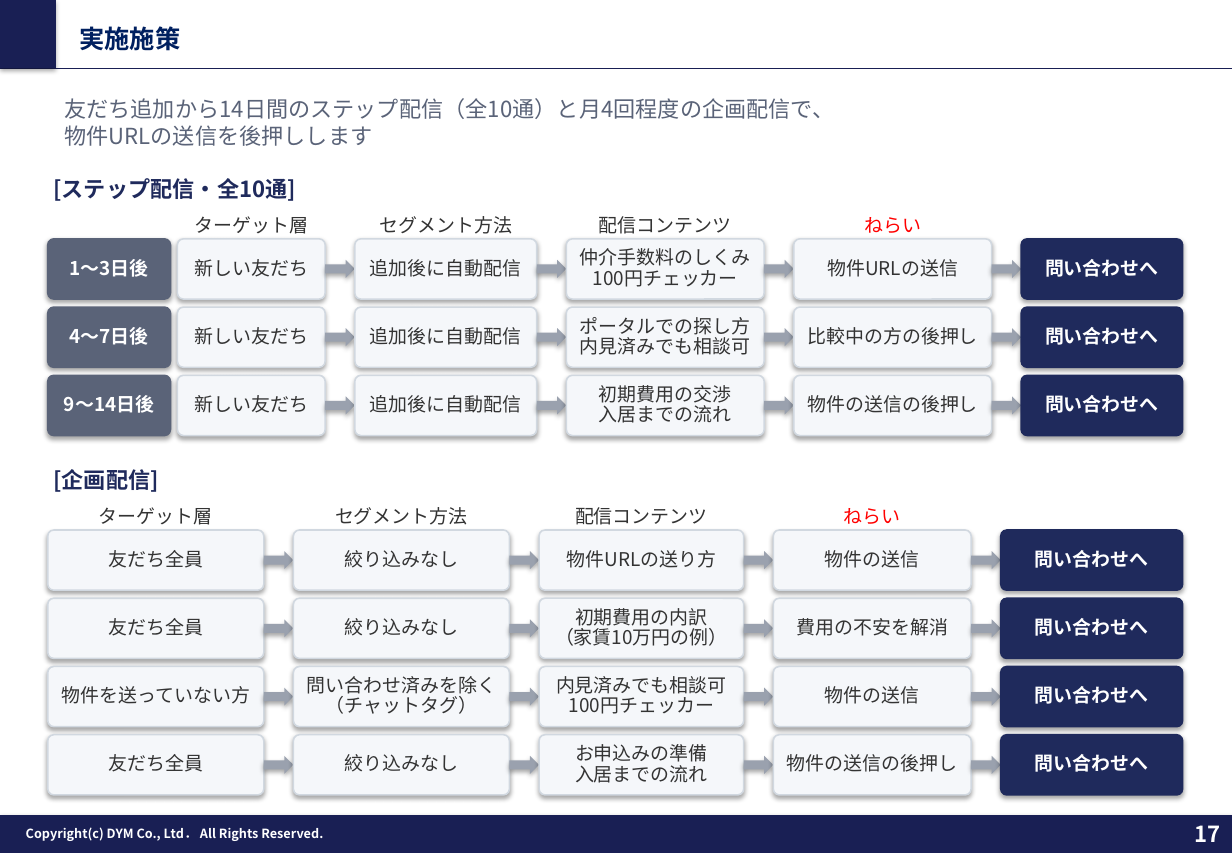
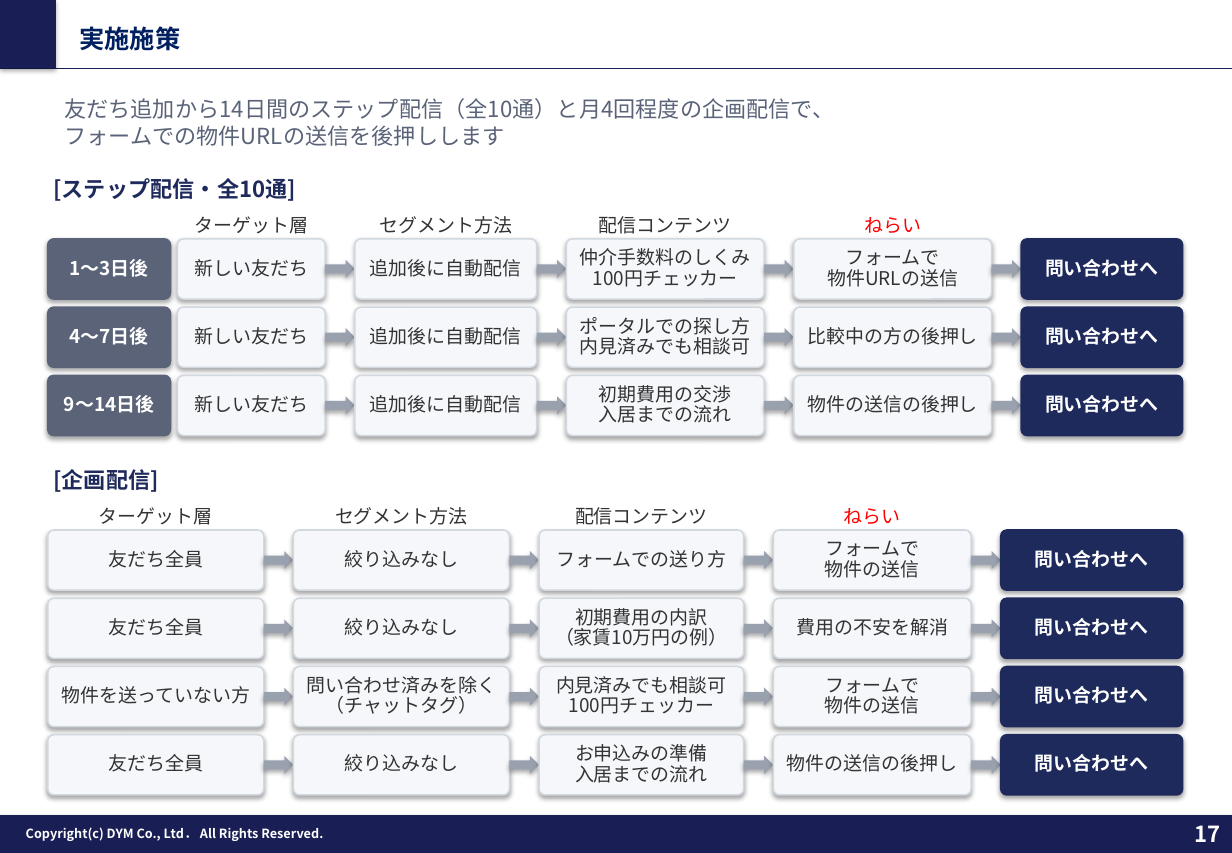
Before and after one commit to tonomura-r-dev/folder, a slide deck: slide 17 of 202610_株式会社あらうち御中_LINE公式アカウント運用のご提案_v9.pptx. Drawn at 1232x853 pixels with LibreOffice and Linux fonts; fonts in the diff are those of the drawing; background and template pictures are left out. Boxes give left, top, right and bottom in pixels: in the first picture for what was removed or moved away, otherwise in the second. Text is boxed around its words. In the diff, an @@ line names an element or a change of style, - is before the commit and + after.

```diff
--- a/202610_株式会社あらうち御中_LINE公式アカウント運用のご提案_v9.pptx
+++ b/202610_株式会社あらうち御中_LINE公式アカウント運用のご提案_v9.pptx
@@ text at box(64, 98, 834, 146): text changed @@
-友だち追加から14日間のステップ配信（全10通）と月4回程度の企画配信で、
-物件URLの送信を後押しします
+友だち追加から14日間のステップ配信（全10通）と月4回程度の企画配信で、
+フォームでの物件URLの送信を後押しします
@@ text in rounded rectangle at box(846, 249, 940, 270): paragraph added @@
+フォームで
@@ text in rounded rectangle at box(556, 550, 726, 568): text changed @@
-物件URLの送り方
+フォームでの送り方
@@ text in rounded rectangle at box(825, 540, 919, 561): paragraph added @@
+フォームで
@@ text in rounded rectangle at box(825, 677, 919, 698): paragraph added @@
+フォームで
```
Also in this commit, not shown: 9 other slides changed, 4 other files.
